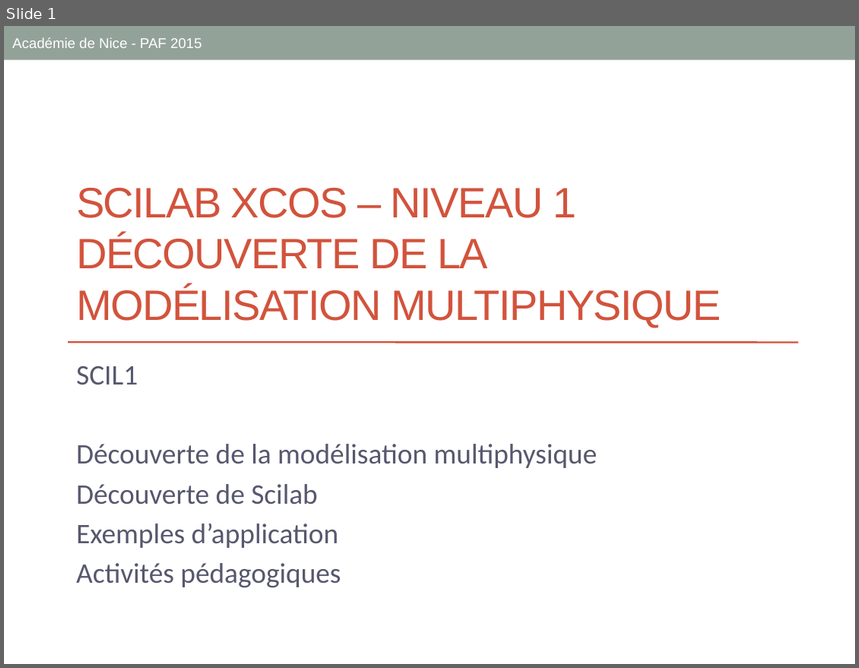
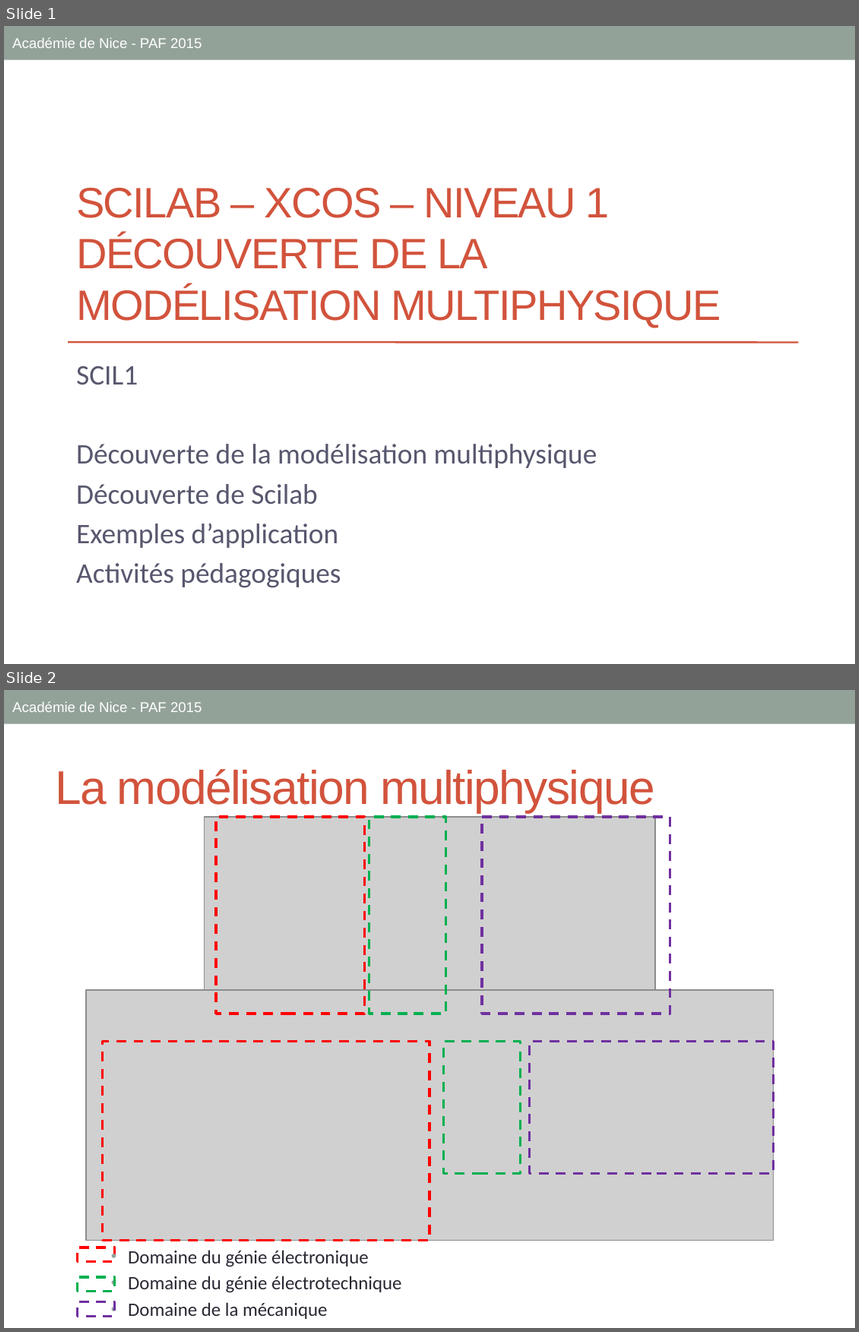
Before and after one commit to xpessoles/Formations, a slide deck: 01_ModelisationMultiphysique/Administratif/SCIL1_PPT.pptx. Shown one above the other, each under a label of ours: slide 1 before the commit, slides 1 and 2 after it. The pictures are 859x668 and 859x1332 pixels, drawn with LibreOffice and Linux fonts; fonts in the diff are those of the drawing; grey boxes stand for pictures. Boxes give left, top, right and bottom in pixels: in the first picture for what was removed or moved away, otherwise in the second. Text is boxed around its words. In the diff, an @@ line names an element or a change of style, - is before the commit and + after.

```diff
--- a/01_ModelisationMultiphysique/Administratif/SCIL1_PPT.pptx
+++ b/01_ModelisationMultiphysique/Administratif/SCIL1_PPT.pptx
@@ slide 2 added at [4,690,855,1328], background #FFFFFF; not listed: 1 template element that a slide beside it also shows @@
@@ text added at [12,701,202,712], 12 pt, text #FFFFFF @@
+Académie de Nice - PAF 2015
@@ title added at [55,769,655,813], 40 pt, text #D2533C @@
+La modélisation multiphysique
@@ picture added at [204,817,655,996] @@
@@ rectangle added at [216,817,364,1014], outline #FF0000 2.08 pt dashed @@
@@ rectangle added at [369,817,446,1014], outline #00B050 2.08 pt dashed @@
@@ rectangle added at [482,817,671,1014], outline #7030A0 2.08 pt dashed @@
@@ picture added at [86,990,772,1241] @@
@@ rectangle added at [103,1042,430,1241], outline #FF0000 2.08 pt dashed @@
@@ rectangle added at [444,1042,521,1173], outline #00B050 2.08 pt dashed @@
@@ rectangle added at [530,1042,773,1173], outline #7030A0 2.08 pt dashed @@
@@ rectangle added at [77,1248,113,1262], outline #FF0000 2.08 pt dashed @@
@@ text added at [128,1250,401,1319], 16 pt, text #292934 @@
+• Domaine du génie électronique
+• Domaine du génie électrotechnique
+• Domaine de la mécanique
@@ rectangle added at [77,1277,113,1292], outline #00B050 2.08 pt dashed @@
@@ rectangle added at [77,1302,113,1316], outline #7030A0 2.08 pt dashed @@
@@ slide 1 changed as well @@
@@ title at [76,188,721,328]: text changed @@
-SCILAB XCOS – NIVEAU 1
-DÉCOUVERTE DE LA MODÉLISATION MULTIPHYSIQUE
+SCILAB – XCOS – NIVEAU 1
+DÉCOUVERTE DE LA MODÉLISATION MULTIPHYSIQUE
```
Also in this commit, not shown: 2 other slides changed, 1 slide removed, 8 other files.
